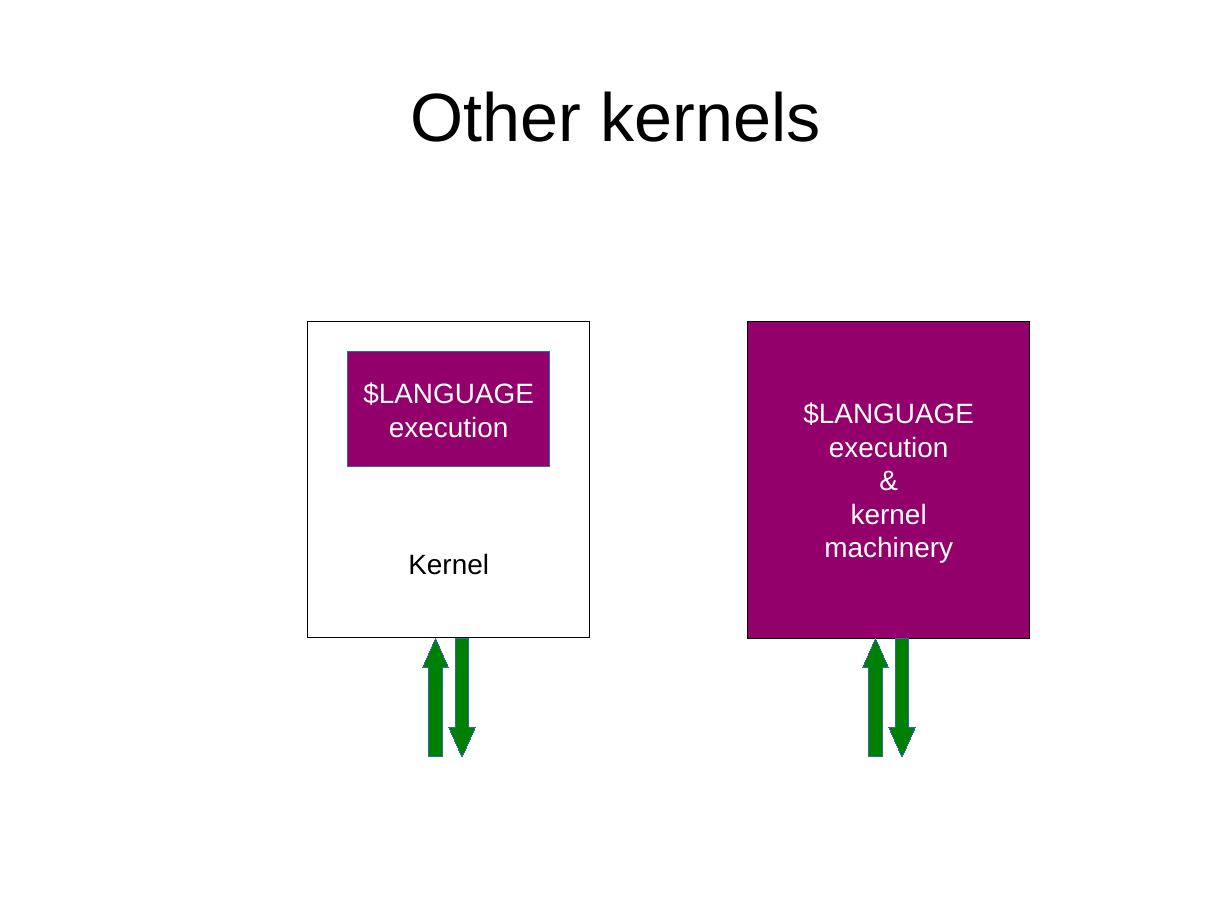
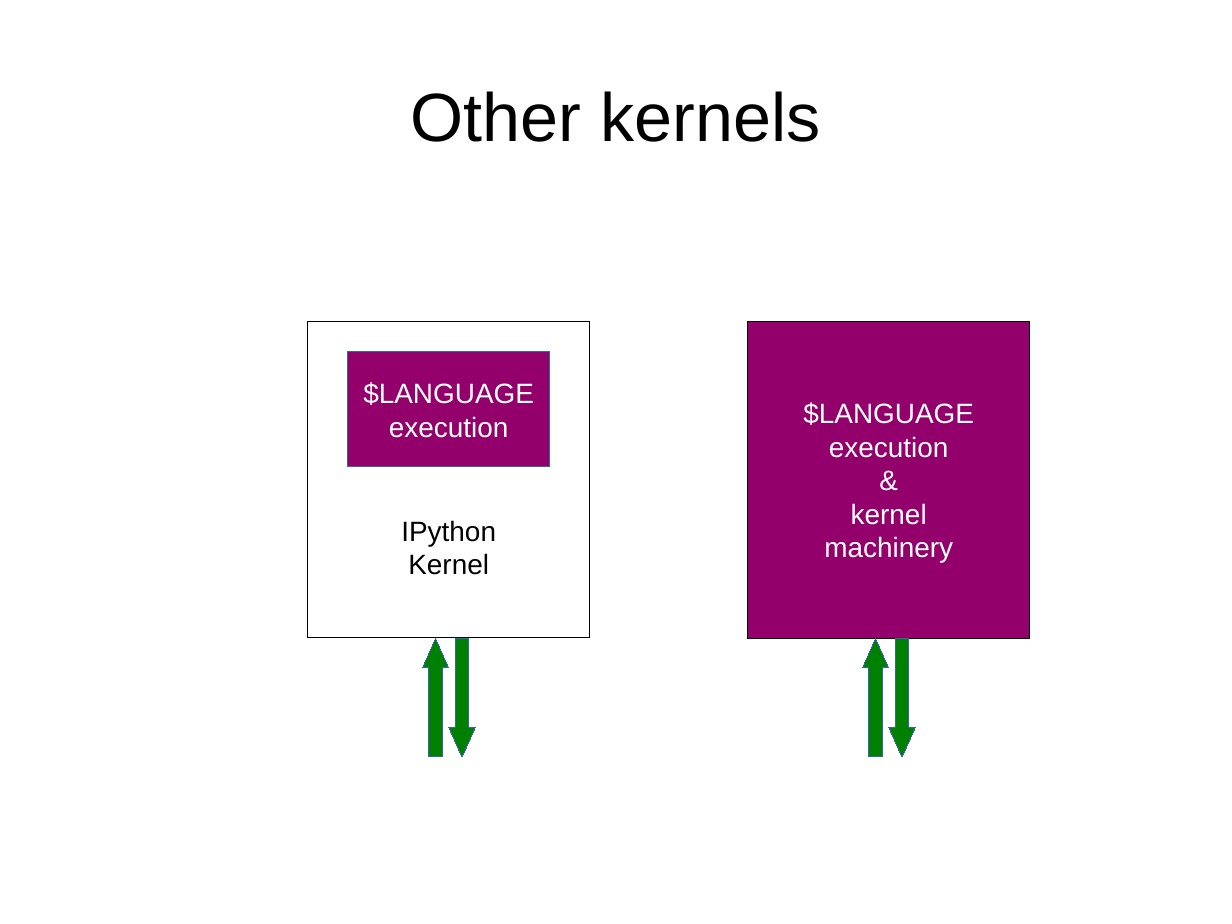
Before and after one commit to ipython/front-to-back, a slide deck: slide 4 of presentation.odp (slide 2 before the commit). Drawn at 1232x924 pixels with LibreOffice and Linux fonts; fonts in the diff are those of the drawing. Boxes give left, top, right and bottom in pixels: in the first picture for what was removed or moved away, otherwise in the second. Text is boxed around its words. In the diff, an @@ line names an element or a change of style, - is before the commit and + after.

Commit message:
Add some more kernels to presentation, & messaging examples.

```diff
--- a/presentation.odp
+++ b/presentation.odp
@@ text in rectangle at box(401, 520, 496, 546): paragraph added @@
+IPython
```
Also in this commit, not shown: 1 other slide changed, 2 slides added.
